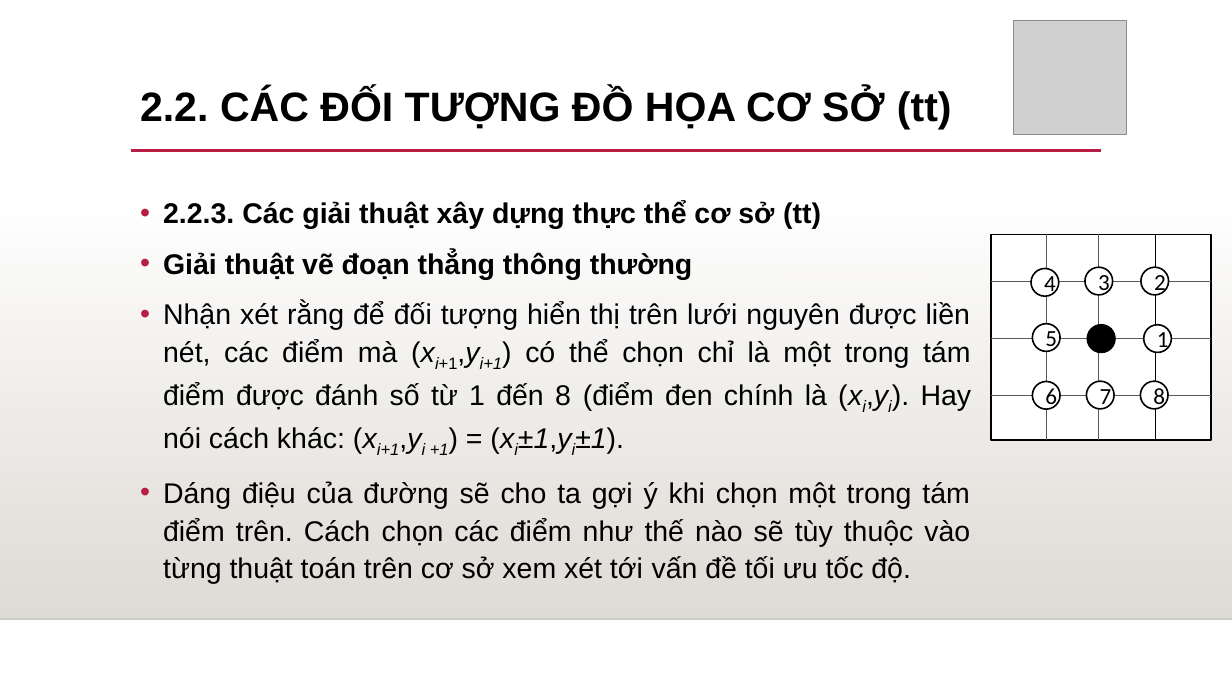
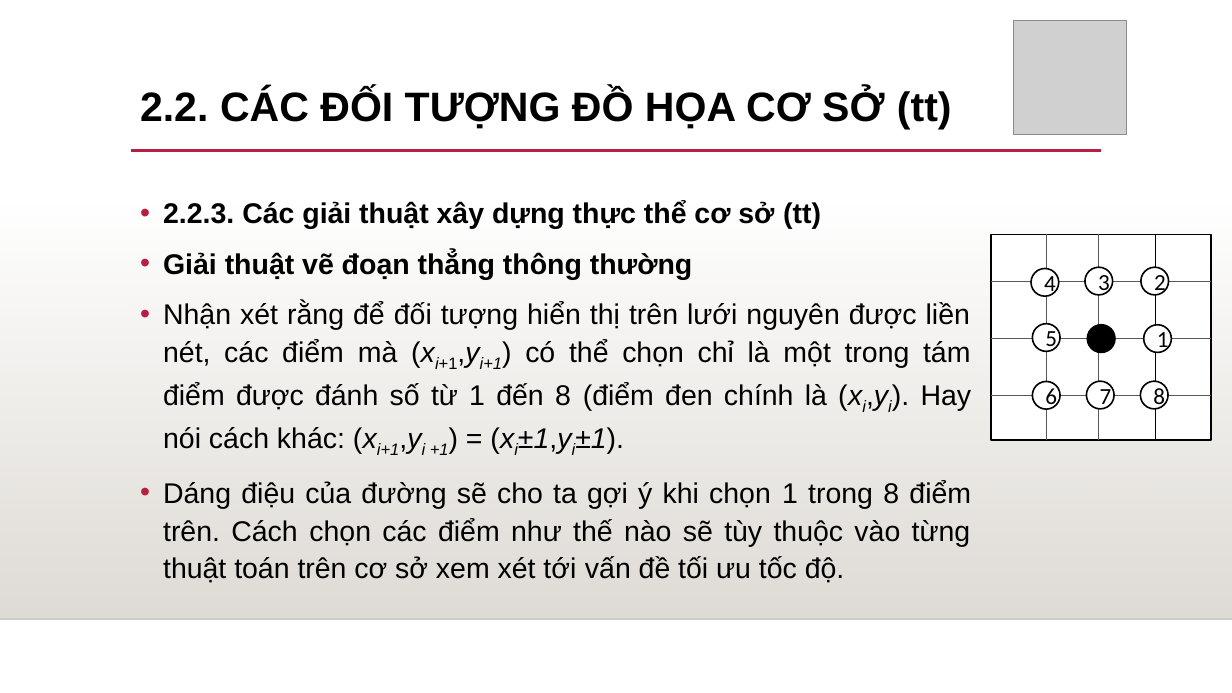
Before and after one commit to thinhdoanvu/ComputerGraphics, a slide deck: slide 13 of GiangThu_2019.pptx. Drawn at 1232x693 pixels with LibreOffice and Linux fonts; fonts in the diff are those of the drawing; grey boxes stand for pictures; background and template pictures are left out. Boxes give left, top, right and bottom in pixels: in the first picture for what was removed or moved away, otherwise in the second. Text is boxed around its words. In the diff, an @@ line names an element or a change of style, - is before the commit and + after.

```diff
--- a/GiangThu_2019.pptx
+++ b/GiangThu_2019.pptx
@@ text at (163,481,971,583): text changed @@
-• Dáng điệu của đường sẽ cho ta gợi ý khi chọn một trong tám điểm trên. Cách chọn các điểm như thế nào sẽ tùy thuộc vào từng thuật toán trên cơ sở xem xét tới vấn đề tối ưu tốc độ.
+• Dáng điệu của đường sẽ cho ta gợi ý khi chọn 1 trong 8 điểm trên. Cách chọn các điểm như thế nào sẽ tùy thuộc vào từng thuật toán trên cơ sở xem xét tới vấn đề tối ưu tốc độ.
```
Also in this commit, not shown: 7 other slides changed.
